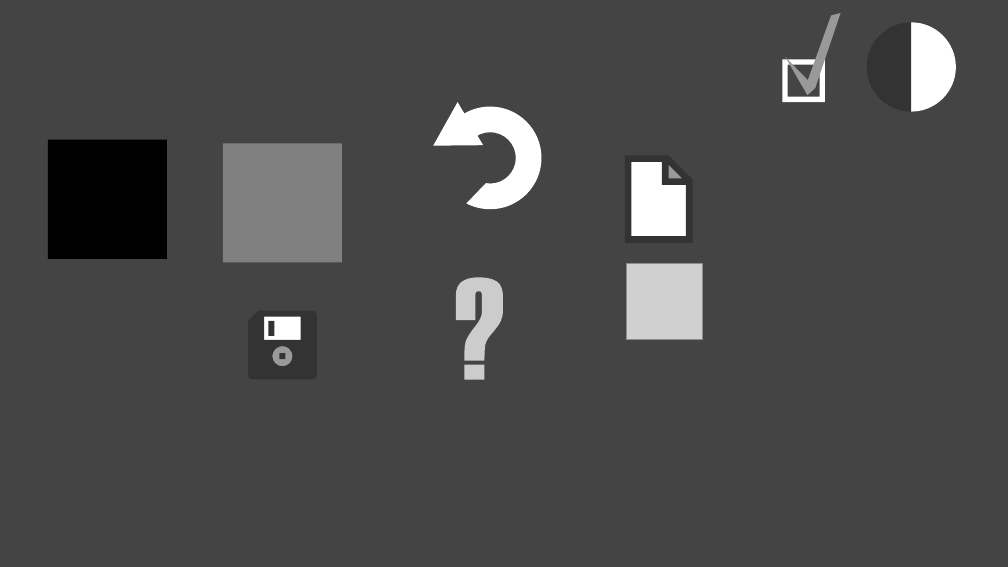
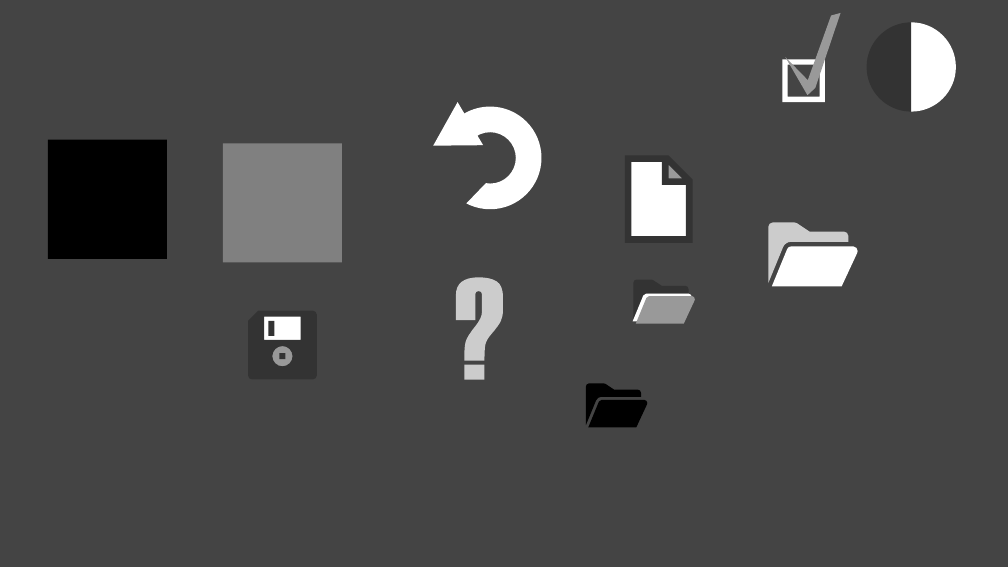
Before and after one commit to gbruneau/ColorPkr, a slide deck: slide 2 of src/style/ColorPkr-Icons.pptx. Drawn at 1008x567 pixels with LibreOffice and Linux fonts; fonts in the diff are those of the drawing; grey boxes stand for pictures. Boxes give left, top, right and bottom in pixels: in the first picture for what was removed or moved away, otherwise in the second. Text is boxed around its words. In the diff, an @@ line names an element or a change of style, - is before the commit and + after.

```diff
--- a/src/style/ColorPkr-Icons.pptx
+++ b/src/style/ColorPkr-Icons.pptx
@@ freeform shape added at (x1=768, y1=222, x2=848, y2=283), fill #CCCCCC @@
@@ picture removed at (x1=627, y1=264, x2=702, y2=340) @@
@@ freeform shape added at (x1=772, y1=247, x2=858, y2=287), fill #FFFFFF @@
@@ freeform shape added at (x1=633, y1=294, x2=692, y2=321), fill #FFFFFF @@
@@ freeform shape added at (x1=634, y1=280, x2=689, y2=321), fill #333333 @@
@@ freeform shape added at (x1=636, y1=296, x2=695, y2=324), fill #999999 @@
@@ freeform shape added at (x1=586, y1=383, x2=641, y2=425), fill #000000 @@
@@ freeform shape added at (x1=588, y1=400, x2=647, y2=427), fill #000000 @@
```
Also in this commit, not shown: 1 other slide changed, 1 slide added, 7 other files.
